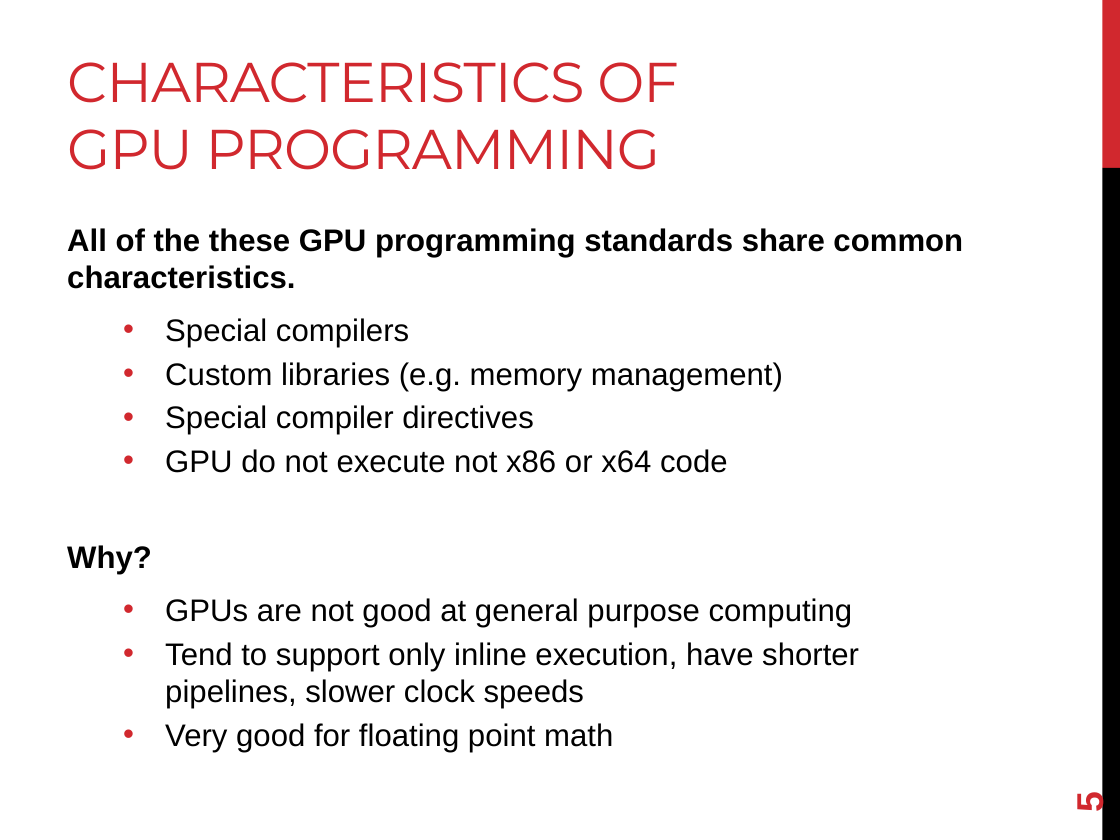
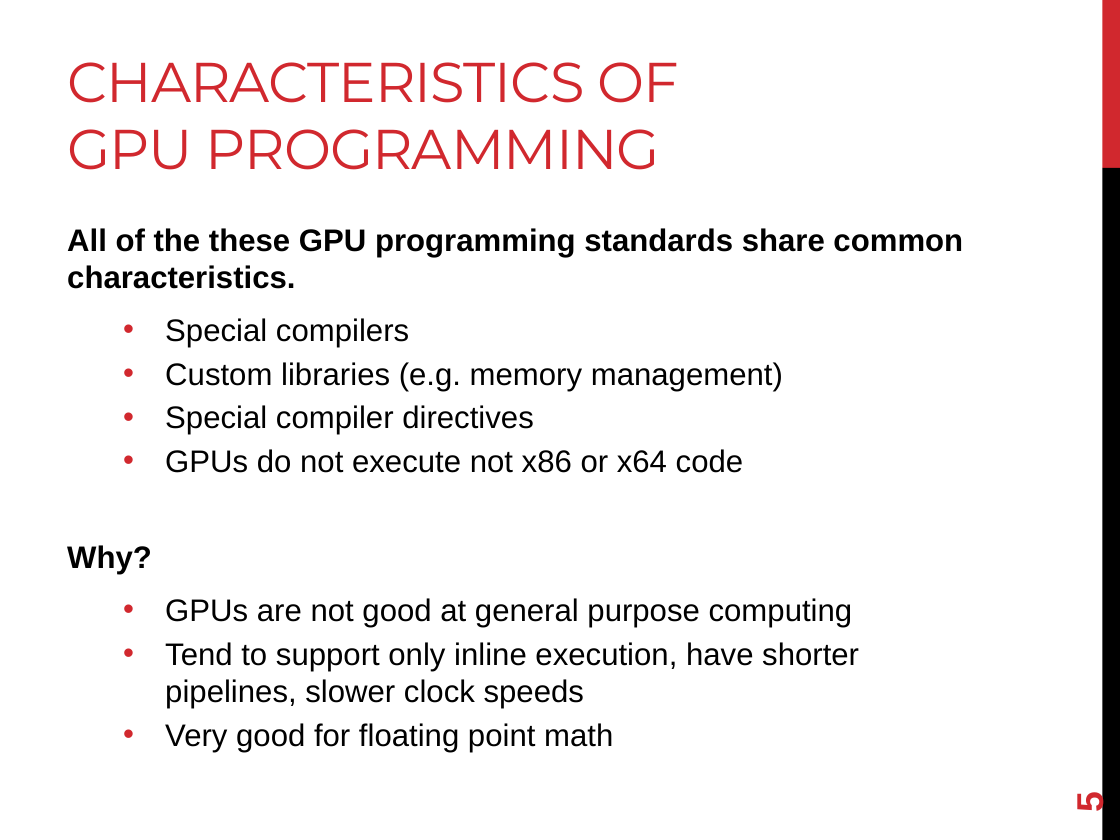
Before and after one commit to joshpeterson/DevelopingConcurrentSoftware, a slide deck: slide 5 of Lectures/Hybrid Concurrency/Hybrid Concurrency.pptx. Drawn at 1120x840 pixels with LibreOffice and Linux fonts; fonts in the diff are those of the drawing. Boxes give left, top, right and bottom in pixels: in the first picture for what was removed or moved away, otherwise in the second. Text is boxed around its words. In the diff, an @@ line names an element or a change of style, - is before the commit and + after.

```diff
--- a/Lectures/Hybrid Concurrency/Hybrid Concurrency.pptx
+++ b/Lectures/Hybrid Concurrency/Hybrid Concurrency.pptx
@@ text at (x1=165, y1=449, x2=743, y2=473): text changed @@
-  • GPU do not execute not x86 or x64 code
+  • GPUs do not execute not x86 or x64 code
```
Also in this commit, not shown: 2 other slides changed, 12 slides added.
